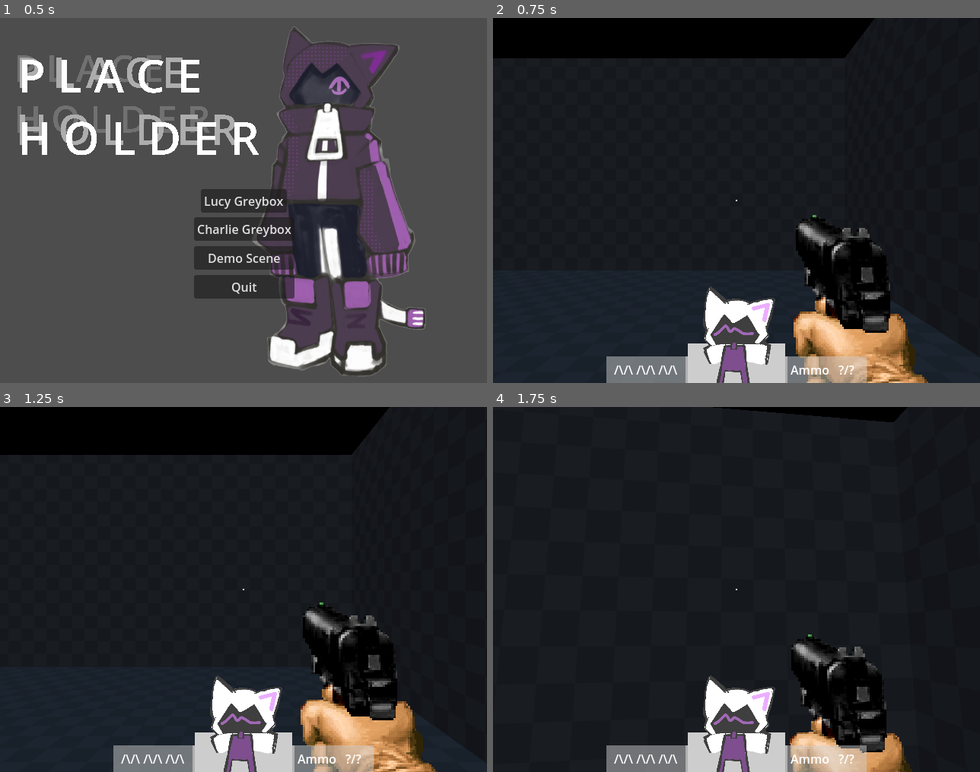
Above: before the commit, frames 1-4 (two rows, left to right).
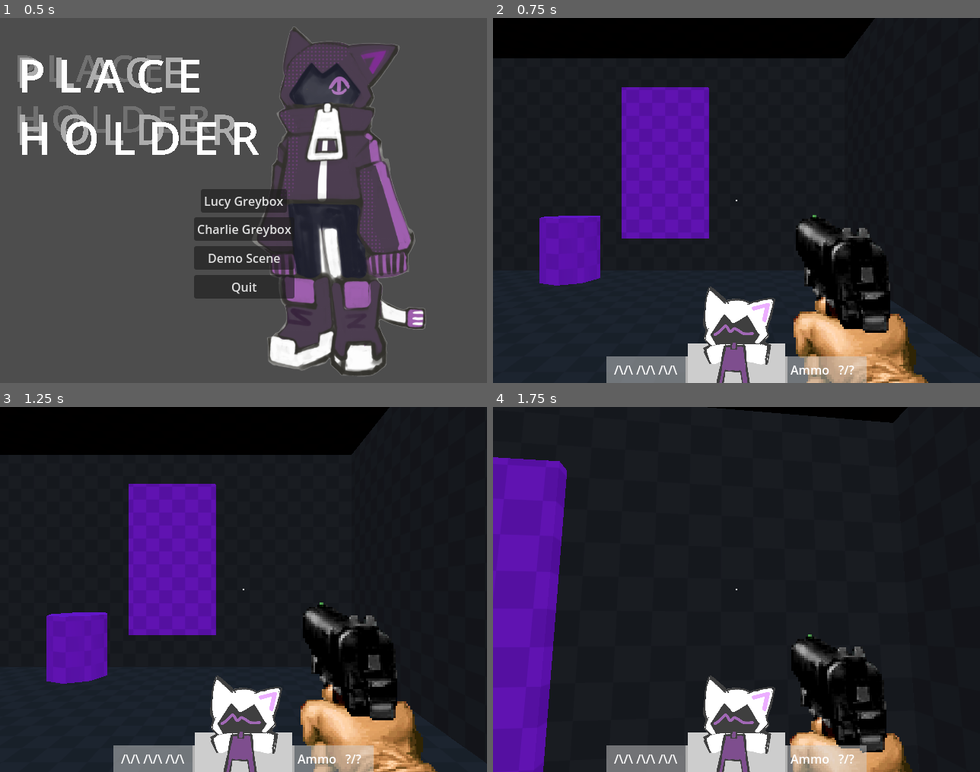
Above: after the commit, the same moments.

Repository: drowpotions/Pirate-Software-Game-Jam-JAN-2025
Game: Godot game, scene res://menu/main_menu.tscn
Same seed, same stepped clock (60 frames per second), same inputs: the game is played once before the commit and once after it. Sound files missing from this copy of the repository are replaced by a short silence.
Inputs (mouse positions are in pixels of both pictures, inside the frame that each line leads up to):
- Up to frame 1 (0.5 s): no input
- Up to frame 2 (0.75 s): click "Charlie Greybox" at 0.5 s
- Up to frame 3 (1.25 s): no input
- Up to frame 4 (1.75 s): move the mouse to (760, 589) at 1.27 s; hold W (forwards) from 1.28 s (still down); hold Ctrl (Crouch) from 1.28 s (still down); tap Space (jump) at 1.52 s

Frame 1 is identical in both runs. In frame 2, 9.8% of the frame differs, in the area x 9-45%, y 18-74%; in frame 3, 9.8%; in frame 4, 11%, in the area x 0-83%, y 0-100%.

Commit message:
added train car scene

Diff:
--- a/Charlie Grey Box.tscn
+++ b/Charlie Grey Box.tscn
@@ -141,7 +141,7 @@
 size = Vector3(0.292847, 0.331543, 36.9512)
 
 [node name="CSGBox3D2" type="CSGBox3D" parent="Meshes"]
-transform = Transform3D(-4.37114e-08, 1, 0, -1, -4.37114e-08, 0, 0, 0, 1, 6.69239, 4.07854, 5.18988)
+transform = Transform3D(-4.37114e-08, 1, 0, -1, -4.37114e-08, 0, 0, 0, 1, 6.69701, 4.09906, 5.19011)
 material_override = ExtResource("2_ge1hb")
 use_collision = true
 size = Vector3(11.9717, 1, 46.0499)
@@ -165,10 +165,10 @@
 size = Vector3(6.84717, 1, 13.8636)
 
 [node name="CSGBox3D33" type="CSGBox3D" parent="Meshes"]
-transform = Transform3D(1.91069e-15, 4.37114e-08, -1, 1, -4.37114e-08, 0, -4.37114e-08, -1, -4.37114e-08, -28.7734, 1.22143, -3.07912)
-material_override = ExtResource("2_ge1hb")
-use_collision = true
-size = Vector3(6.84717, 1, 13.8636)
+transform = Transform3D(1.91069e-15, 4.37114e-08, -1, 1, -4.37114e-08, 0, -4.37114e-08, -1, -4.37114e-08, -28.0545, 1.22143, -3.07912)
+material_override = ExtResource("2_ge1hb")
+use_collision = true
+size = Vector3(6.84717, 1, 12.4258)
 
 [node name="CSGBox3D32" type="CSGBox3D" parent="Meshes"]
 transform = Transform3D(1, 1.06581e-14, 0, -1.06581e-14, 1, 0, 0, 0, 1, -27.9977, 4.45995, 3.92088)
@@ -202,22 +202,28 @@
 material = SubResource("StandardMaterial3D_uoeqm")
 
 [node name="CSGBox3D10" type="CSGBox3D" parent="Meshes"]
-transform = Transform3D(4.37114e-08, -1, -8.00748e-08, -1, -4.37114e-08, 0, -3.82137e-15, 8.74228e-08, -0.915949, -21.0175, 10.1443, -21.1013)
-material_override = ExtResource("2_ge1hb")
-use_collision = true
-size = Vector3(6.10327, 4.41602, 9.62207)
+transform = Transform3D(4.37114e-08, -1, -8.00748e-08, -1, -4.37114e-08, 0, -3.82137e-15, 8.74228e-08, -0.915949, -21.0175, 11.8163, -20.8515)
+material_override = ExtResource("2_ge1hb")
+use_collision = true
+size = Vector3(9.44736, 4.41602, 10.1675)
 
 [node name="CSGBox3D13" type="CSGBox3D" parent="Meshes"]
-transform = Transform3D(4.37114e-08, -1, -8.00748e-08, -1, -4.37114e-08, 0, -3.82137e-15, 8.74228e-08, -0.915949, 6.69054, 10.1443, -21.1013)
-material_override = ExtResource("2_ge1hb")
-use_collision = true
-size = Vector3(6.10327, 1, 9.62207)
+transform = Transform3D(4.37114e-08, -1, -8.00748e-08, -1, -4.37114e-08, 0, -3.82137e-15, 8.74228e-08, -0.915949, 6.69054, 11.6587, -21.1013)
+material_override = ExtResource("2_ge1hb")
+use_collision = true
+size = Vector3(9.13202, 1, 9.62207)
 
 [node name="CSGBox3D25" type="CSGBox3D" parent="Meshes"]
-transform = Transform3D(1, 8.74228e-08, 3.50018e-15, 8.74228e-08, -1, -8.00748e-08, -3.82137e-15, 8.74228e-08, -0.915949, 3.98076, 10.1443, -14.7197)
-material_override = ExtResource("3_kaj5v")
-use_collision = true
-size = Vector3(5.52283, 1, 7.07574)
+transform = Transform3D(1, 8.74228e-08, 3.50018e-15, 8.74228e-08, -1, -8.00748e-08, -3.82137e-15, 8.74228e-08, -0.915949, 3.92363, 10.3367, -14.459)
+material_override = ExtResource("3_kaj5v")
+use_collision = true
+size = Vector3(6.3877, 0.615112, 7.64497)
+
+[node name="CSGBox3D59" type="CSGBox3D" parent="Meshes"]
+transform = Transform3D(1, 8.74228e-08, 3.50018e-15, 8.74228e-08, -1, -8.00748e-08, -3.82137e-15, 8.74228e-08, -0.915949, 8.30974, 10.3367, 4.66777)
+material_override = ExtResource("3_kaj5v")
+use_collision = true
+size = Vector3(5.61548, 0.615112, 34.1241)
 
 [node name="CSGBox3D16" type="CSGBox3D" parent="Meshes"]
 transform = Transform3D(1.91069e-15, -4.37114e-08, 0.915949, -1, -4.37114e-08, 0, 4.37114e-08, -1, -4.00374e-08, -19.579, 9.25907, -17.7567)
@@ -231,6 +237,12 @@
 use_collision = true
 size = Vector3(3.50902, 0.414185, 44.9182)
 
+[node name="CSGBox3D60" type="CSGBox3D" parent="Meshes"]
+transform = Transform3D(4.37114e-08, -1, -8.00748e-08, -1, -4.37114e-08, -3.36201e-22, -3.82138e-15, 8.74228e-08, -0.915949, -21.5464, 22.5895, 1.71265)
+material_override = ExtResource("3_kaj5v")
+use_collision = true
+size = Vector3(3.50902, 0.414185, 44.9182)
+
 [node name="CSGBox3D17" type="CSGBox3D" parent="Meshes"]
 transform = Transform3D(1.91069e-15, -4.37114e-08, 0.915949, -1, -4.37114e-08, 0, 4.37114e-08, -1, -4.00374e-08, 1.15349, 9.25907, -17.7567)
 material_override = ExtResource("3_kaj5v")
@@ -262,7 +274,7 @@
 size = Vector3(2.33273, 0.29126, 1.29834)
 
 [node name="CSGBox3D22" type="CSGBox3D" parent="Meshes"]
-transform = Transform3D(1.91069e-15, -4.37114e-08, 0.915949, -1, -4.37114e-08, 0, 4.37114e-08, -1, -4.00374e-08, -13.8465, 9.25907, -17.7567)
+transform = Transform3D(-0.0918543, 0.18552, 0.896108, -0.878726, 0.447057, -0.153216, -0.468406, -0.875056, 0.111706, -13.8465, 8.83618, -17.2151)
 material_override = ExtResource("3_kaj5v")
 use_collision = true
 size = Vector3(2.33273, 0.297119, 1.29834)
@@ -483,6 +495,24 @@
 material_override = ExtResource("3_kaj5v")
 use_collision = true
 size = Vector3(1, 5.18152, 1)
+
+[node name="CSGBox3D56" type="CSGBox3D" parent="Meshes"]
+transform = Transform3D(1, 0, 0, 0, 1, 0, 0, 0, 1, 6.56547, 2.09076, 14)
+material_override = ExtResource("5_38b48")
+use_collision = true
+size = Vector3(1, 2.91772, 1.67407)
+
+[node name="CSGBox3D57" type="CSGBox3D" parent="Meshes"]
+transform = Transform3D(1, 0, 0, 0, 1, 0, 0, 0, 1, 6.56547, 2.09076, 4)
+material_override = ExtResource("5_38b48")
+use_collision = true
+size = Vector3(1, 2.91772, 1.67407)
+
+[node name="CSGBox3D58" type="CSGBox3D" parent="Meshes"]
+transform = Transform3D(1, 0, 0, 0, 1, 0, 0, 0, 1, 6.56547, 2.09076, -6)
+material_override = ExtResource("5_38b48")
+use_collision = true
+size = Vector3(1, 2.91772, 1.67407)
 
 [node name="CSGBox3D51" type="CSGBox3D" parent="Meshes"]
 transform = Transform3D(1, 0, 0, 0, 1, 0, 0, 0, 1, 0, 2.09076, 7)
@@ -518,3 +548,18 @@
 stream = ExtResource("6_d3y1x")
 volume_db = -15.0
 autoplay = true
+
+[node name="CSGCylinder3D" type="CSGCylinder3D" parent="."]
+transform = Transform3D(1, 0, 0, 0, 1, 0, 0, 0, 1, 5.56749, 0.531529, 12.4622)
+material_override = ExtResource("5_38b48")
+height = 1.09261
+
+[node name="CSGCylinder3D2" type="CSGCylinder3D" parent="."]
+transform = Transform3D(1, 0, 0, 0, 1, 0, 0, 0, 1, 0.0683782, 0.531529, 2.16366)
+material_override = ExtResource("5_38b48")
+height = 1.09261
+
+[node name="CSGCylinder3D3" type="CSGCylinder3D" parent="."]
+transform = Transform3D(1, 0, 0, 0, 1, 0, 0, 0, 1, 1.52046, 0.531529, -20.5672)
+material_override = ExtResource("5_38b48")
+height = 1.09261
--- /dev/null
+++ b/VN Segment/Intro.tscn
@@ -0,0 +1,92 @@
+[gd_scene load_steps=3 format=3 uid="uid://d1s41gbqy0feb"]
+
+[ext_resource type="PackedScene" uid="uid://cg3hhcm4bnihs" path="res://Player/Player.tscn" id="1_8xf03"]
+[ext_resource type="Material" uid="uid://bvvtvff6knkxb" path="res://Dev_Textures/Dev_Black.tres" id="2_fdsk4"]
+
+[node name="Intro" type="Node3D"]
+
+[node name="Player" parent="." instance=ExtResource("1_8xf03")]
+
+[node name="CSGBox3D" type="CSGBox3D" parent="."]
+transform = Transform3D(1, 0, 0, 0, 1, 0, 0, 0, 1, 0, -0.0189819, 0)
+material_override = ExtResource("2_fdsk4")
+use_collision = true
+size = Vector3(2.80688, 0.0496826, 11.2256)
+
+[node name="CSGBox3D6" type="CSGBox3D" parent="."]
+transform = Transform3D(1, 0, 0, 0, 1, 0, 0, 0, 1, 0, 1.8995, 0)
+material_override = ExtResource("2_fdsk4")
+use_collision = true
+size = Vector3(2.80688, 0.0496826, 11.2256)
+
+[node name="CSGBox3D2" type="CSGBox3D" parent="."]
+transform = Transform3D(1, 0, 0, 0, 1.89116, 0, 0, 0, 1, -1.39653, 0.873432, 0)
+material_override = ExtResource("2_fdsk4")
+use_collision = true
+size = Vector3(0.138672, 1.11285, 11.2256)
+
+[node name="CSGBox3D3" type="CSGBox3D" parent="."]
+transform = Transform3D(1, 0, 0, 0, 1.89116, 0, 0, 0, 1, 1.32246, 0.873432, 0)
+material_override = ExtResource("2_fdsk4")
+use_collision = true
+size = Vector3(0.138672, 1.11285, 11.2256)
+
+[node name="CSGBox3D4" type="CSGBox3D" parent="."]
+transform = Transform3D(-4.37114e-08, 0, -1, 0, 1.89116, 0, 1, 0, -4.37114e-08, 0, 1, 5.50394)
+material_override = ExtResource("2_fdsk4")
+use_collision = true
+size = Vector3(0.138672, 1.11285, 2.78906)
+
+[node name="CSGBox3D5" type="CSGBox3D" parent="."]
+transform = Transform3D(-4.37114e-08, 0, -1, 0, 1.89116, 0, 1, 0, -4.37114e-08, 0, 1, -5.49606)
+material_override = ExtResource("2_fdsk4")
+use_collision = true
+size = Vector3(0.138672, 1.11285, 2.78906)
+
+[node name="CSGBox3D7" type="CSGBox3D" parent="."]
+transform = Transform3D(1, 0, 0, 0, 1, 0, 0, 0, 1.98269, 1.02437, 0.279725, 0)
+size = Vector3(0.469727, 0.104004, 1)
+
+[node name="CSGBox3D8" type="CSGBox3D" parent="CSGBox3D7"]
+transform = Transform3D(0.258819, -0.965926, 0, 0.965926, 0.258819, 0, 0, 0, 1, 0.230091, 0.22134, 0)
+size = Vector3(0.469727, 0.188721, 1)
+
+[node name="CSGBox3D9" type="CSGBox3D" parent="."]
+transform = Transform3D(1, 0, 0, 0, 1, 0, 0, 0, 1.98269, 1.02437, 0.279725, -4)
+size = Vector3(0.469727, 0.104004, 1)
+
+[node name="CSGBox3D8" type="CSGBox3D" parent="CSGBox3D9"]
+transform = Transform3D(0.258819, -0.965926, 0, 0.965926, 0.258819, 0, 0, 0, 1, 0.230091, 0.22134, 0)
+size = Vector3(0.469727, 0.188721, 1)
+
+[node name="CSGBox3D10" type="CSGBox3D" parent="."]
+transform = Transform3D(-1, 0, 1.73333e-07, 0, 1, 0, -8.74228e-08, 0, -1.98269, -1.10125, 0.279725, -4)
+size = Vector3(0.469727, 0.104004, 1)
+
+[node name="CSGBox3D8" type="CSGBox3D" parent="CSGBox3D10"]
+transform = Transform3D(0.258819, -0.965926, 0, 0.965926, 0.258819, 0, 0, 0, 1, 0.230091, 0.22134, 0)
+size = Vector3(0.469727, 0.188721, 1)
+
+[node name="CSGBox3D11" type="CSGBox3D" parent="."]
+transform = Transform3D(-1, 0, 1.73333e-07, 0, 1, 0, -8.74228e-08, 0, -1.98269, -1.10125, 0.279725, 0)
+size = Vector3(0.469727, 0.104004, 1)
+
+[node name="CSGBox3D8" type="CSGBox3D" parent="CSGBox3D11"]
+transform = Transform3D(0.258819, -0.965926, 0, 0.965926, 0.258819, 0, 0, 0, 1, 0.230091, 0.22134, 0)
+size = Vector3(0.469727, 0.188721, 1)
+
+[node name="CSGBox3D12" type="CSGBox3D" parent="."]
+transform = Transform3D(-1, 0, 1.73333e-07, 0, 1, 0, -8.74228e-08, 0, -1.98269, -1.10125, 0.279725, 4)
+size = Vector3(0.469727, 0.104004, 1)
+
+[node name="CSGBox3D8" type="CSGBox3D" parent="CSGBox3D12"]
+transform = Transform3D(0.258819, -0.965926, 0, 0.965926, 0.258819, 0, 0, 0, 1, 0.230091, 0.22134, 0)
+size = Vector3(0.469727, 0.188721, 1)
+
+[node name="CSGBox3D8" type="CSGBox3D" parent="."]
+transform = Transform3D(1, 0, 0, 0, 1, 0, 0, 0, 1.98269, 1.02437, 0.279725, 4)
+size = Vector3(0.469727, 0.104004, 1)
+
+[node name="CSGBox3D8" type="CSGBox3D" parent="CSGBox3D8"]
+transform = Transform3D(0.258819, -0.965926, 0, 0.965926, 0.258819, 0, 0, 0, 1, 0.230091, 0.22134, 0)
+size = Vector3(0.469727, 0.188721, 1)
Not shown: 1 places in Charlie Grey Box.tscn that only renumber resources
